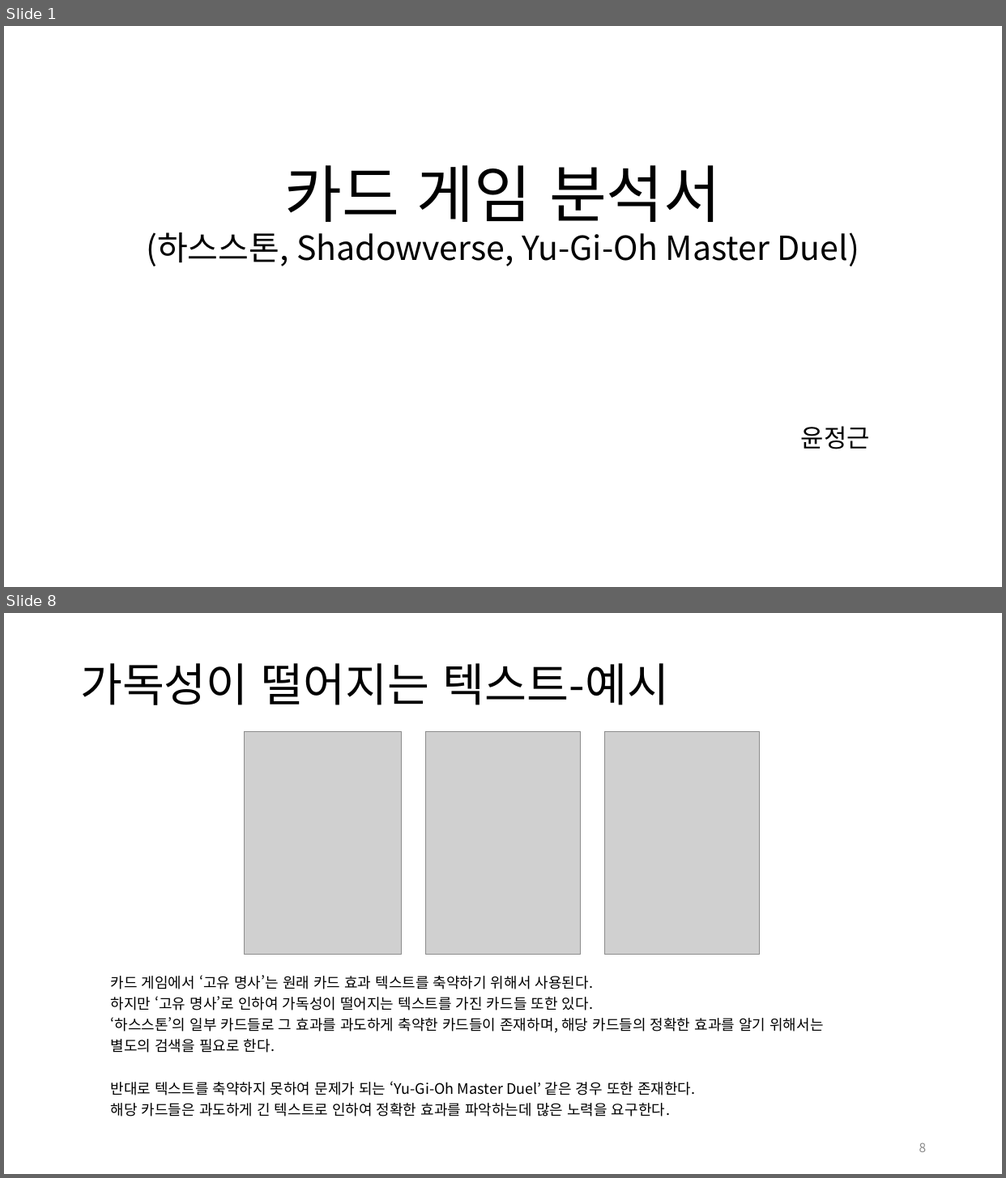
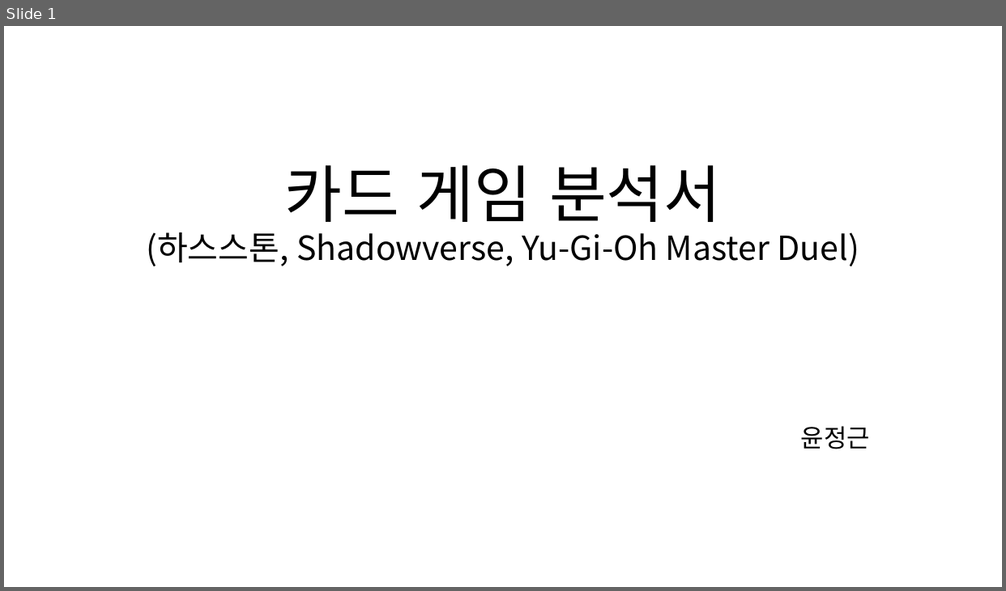
Before and after one commit to yjk0401/unityenginebasic_9th, a slide deck: 기획/하스스톤/카드게임(하스스톤,섀도우버스,yugioh masterduel) 분석서.pptx. Shown one above the other, each under a label of ours: slides 1 and 8 before the commit, slide 1 after it; the slides between them are not shown. The pictures are 1006x1178 and 1006x591 pixels, drawn with LibreOffice and Linux fonts; fonts in the diff are those of the drawing; grey boxes stand for pictures. Boxes give left, top, right and bottom in pixels: in the first picture for what was removed or moved away, otherwise in the second. Text is boxed around its words. In the diff, an @@ line names an element or a change of style, - is before the commit and + after.

```diff
--- a/기획/하스스톤/카드게임(하스스톤,섀도우버스,yugioh masterduel) 분석서.pptx
+++ b/기획/하스스톤/카드게임(하스스톤,섀도우버스,yugioh masterduel) 분석서.pptx
@@ slide 8 removed at box(4, 613, 1002, 1174), background #FFFFFF @@
@@ title removed at box(80, 663, 669, 705) @@
-가독성이 떨어지는 텍스트-예시
@@ picture removed at box(245, 732, 402, 955) @@
@@ picture removed at box(425, 732, 581, 955) @@
@@ picture removed at box(605, 732, 760, 955) @@
@@ table removed at box(104, 967, 903, 1120), 1 rows, 1 columns @@
-카드 게임에서 ‘고유 명사’는 원래 카드 효과 텍스트를 축약하기 위해서 사용된다. / 하지만 ‘고유 명사’로 인하여 가독성이 떨어지는 텍스트를 가진 카드들 또한 있다. / ‘하스스톤’의 일부 카드들로 그 효과를 과도하게 축약한 카드들이 존재하며, 해당 카드들의 정확한 효과를 알기 위해서는 / 별도의 검색을 필요로 한다. / 반대로 텍스트를 축약하지 못하여 문제가 되는 ‘Yu-Gi-Oh Master Duel’ 같은 경우 또한 존재한다. / 해당 카드들은 과도하게 긴 텍스트로 인하여 정확한 효과를 파악하는데 많은 노력을 요구한다.
@@ page number removed at box(919, 1143, 927, 1152) @@
-8
```
Also in this commit, not shown: 7 slides changed, 1 other slide removed, 17 other files.
